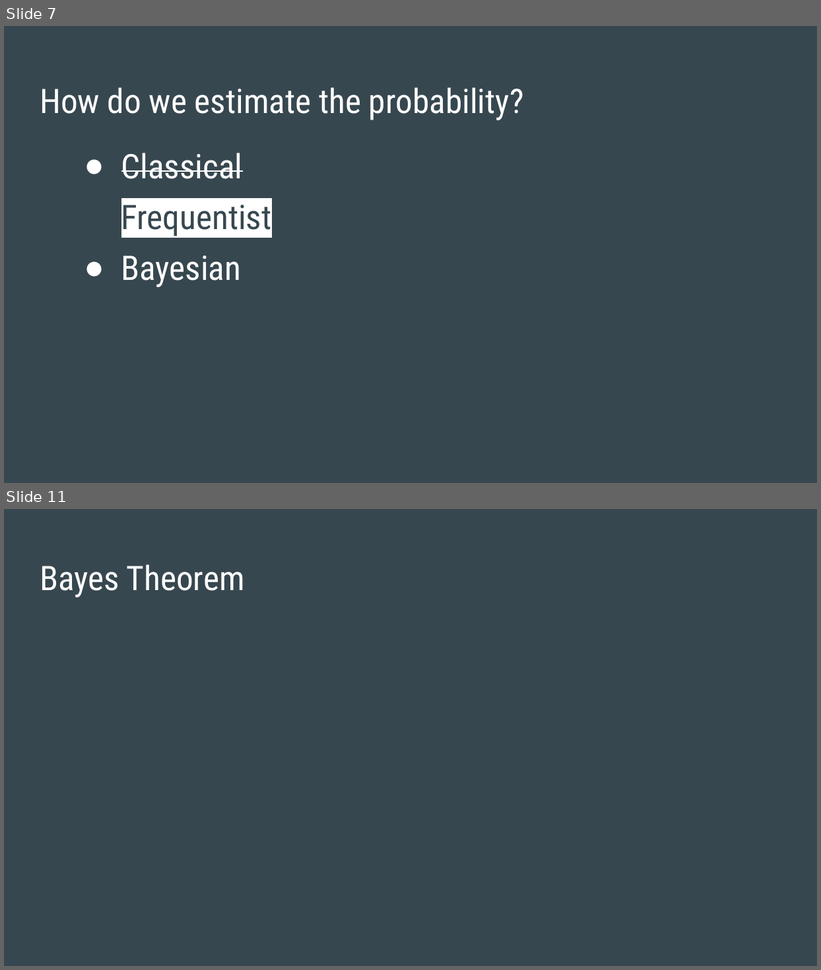
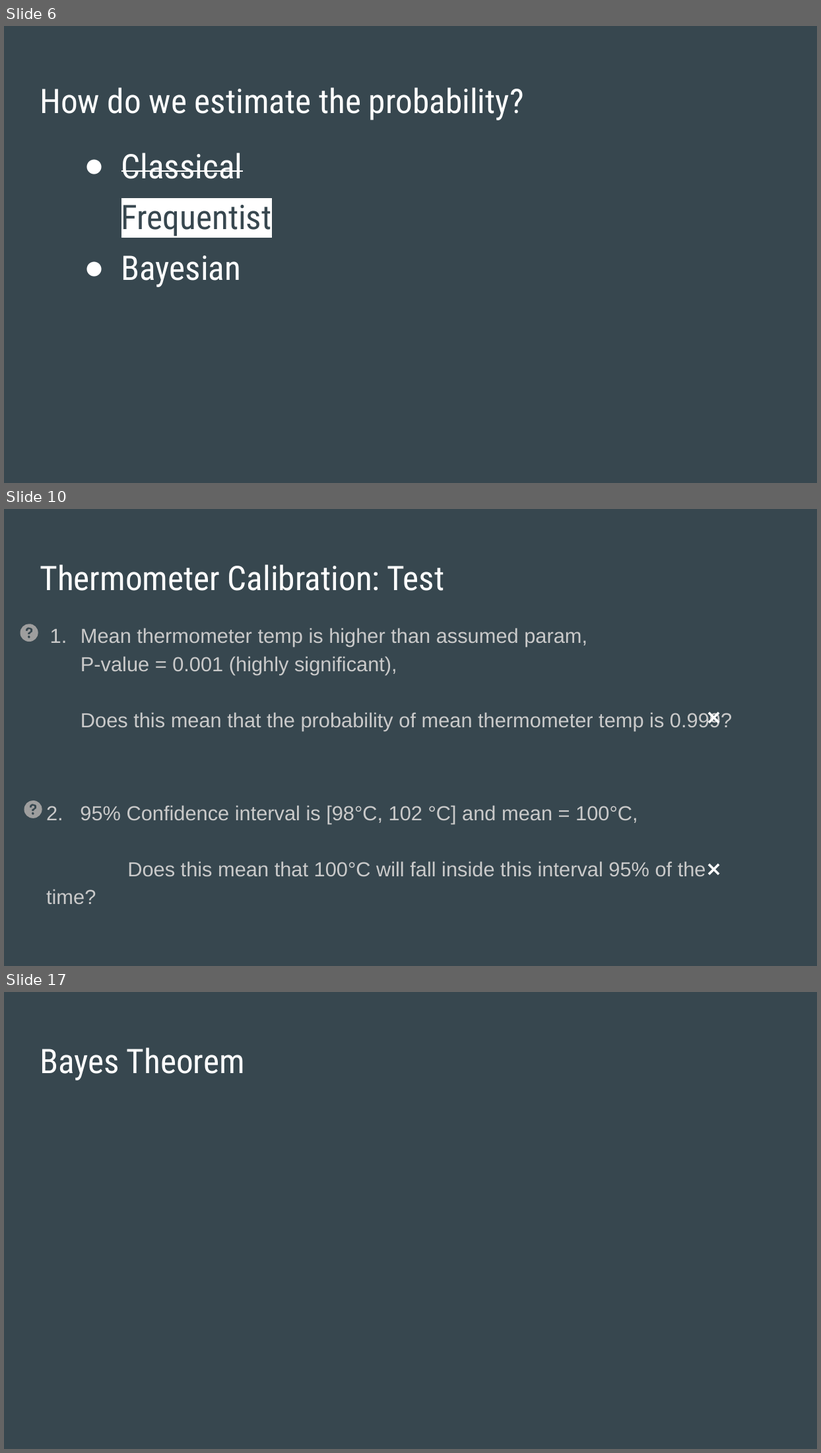
Before and after one commit to SThornewillvE/Hamburg_DS_Meetup_Bayesian-Stats_Intro, a slide deck: slides/intro_to_bayes_slides.pptx. Shown one above the other, each under a label of ours: slides 7 and 11 before the commit, slides 6, 10 and 17 after it; the slides between them are not shown. The pictures are 821x970 and 821x1453 pixels, drawn with LibreOffice and Linux fonts; fonts in the diff are those of the drawing. Boxes give left, top, right and bottom in pixels: in the first picture for what was removed or moved away, otherwise in the second. Text is boxed around its words. In the diff, an @@ line names an element or a change of style, - is before the commit and + after.

```diff
--- a/slides/intro_to_bayes_slides.pptx
+++ b/slides/intro_to_bayes_slides.pptx
@@ slide 10 added at [4, 509, 817, 966], background #37474F @@
@@ title added at [40, 564, 445, 591], 30 pt, text #FFFFFF @@
+Thermometer Calibration: Test
@@ freeform shape added at [20, 624, 38, 642], fill #9E9E9E @@
@@ text added at [81, 628, 732, 731], 18 pt, text #CACACA @@
+1. Mean thermometer temp is higher than assumed param,
+   P-value = 0.001 (highly significant),
+   Does this mean that the probability of mean thermometer temp is 0.999?
@@ text added at [699, 697, 750, 741], 18 pt, text #FFFFFF @@
+❌
@@ freeform shape added at [24, 801, 42, 819], fill #9E9E9E @@
@@ text added at [46, 805, 706, 904], 18 pt, text #CACACA @@
+2. 95% Confidence interval is [98°C, 102 °C] and mean = 100°C,
+Does this mean that 100°C will fall inside this interval 95% of the time?
@@ text added at [699, 849, 750, 893], 18 pt, text #FFFFFF @@
+❌
@@ what was slide 7 is now slide 6 @@
@@ what was slide 11 is now slide 17 @@
```
Also in this commit, not shown: 2 slides changed, 7 other slides added, 2 slides removed, 1 other file.
